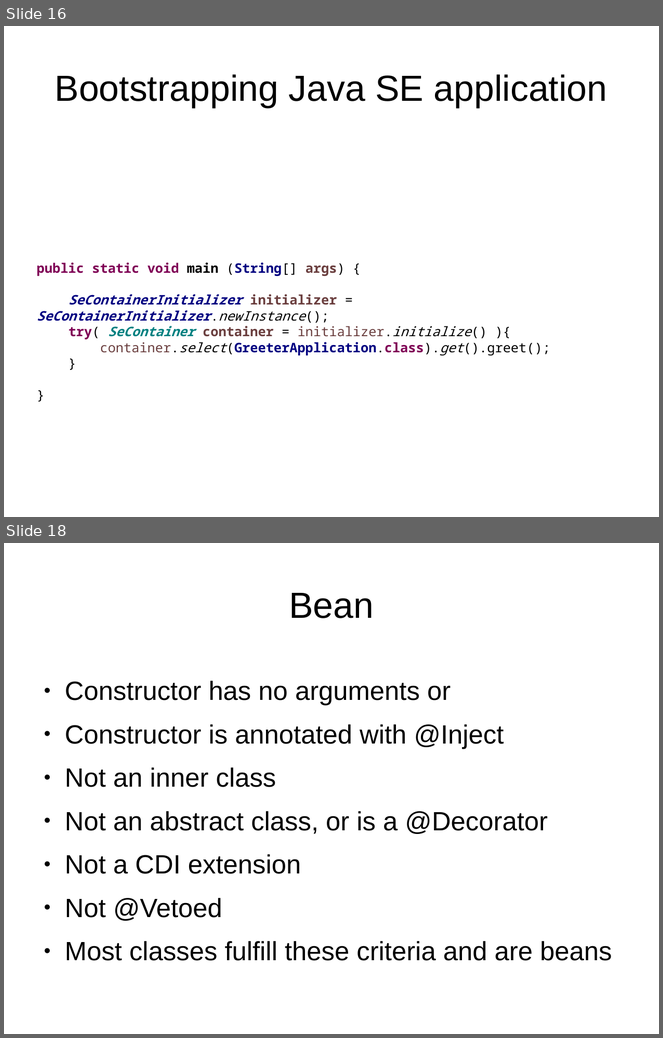
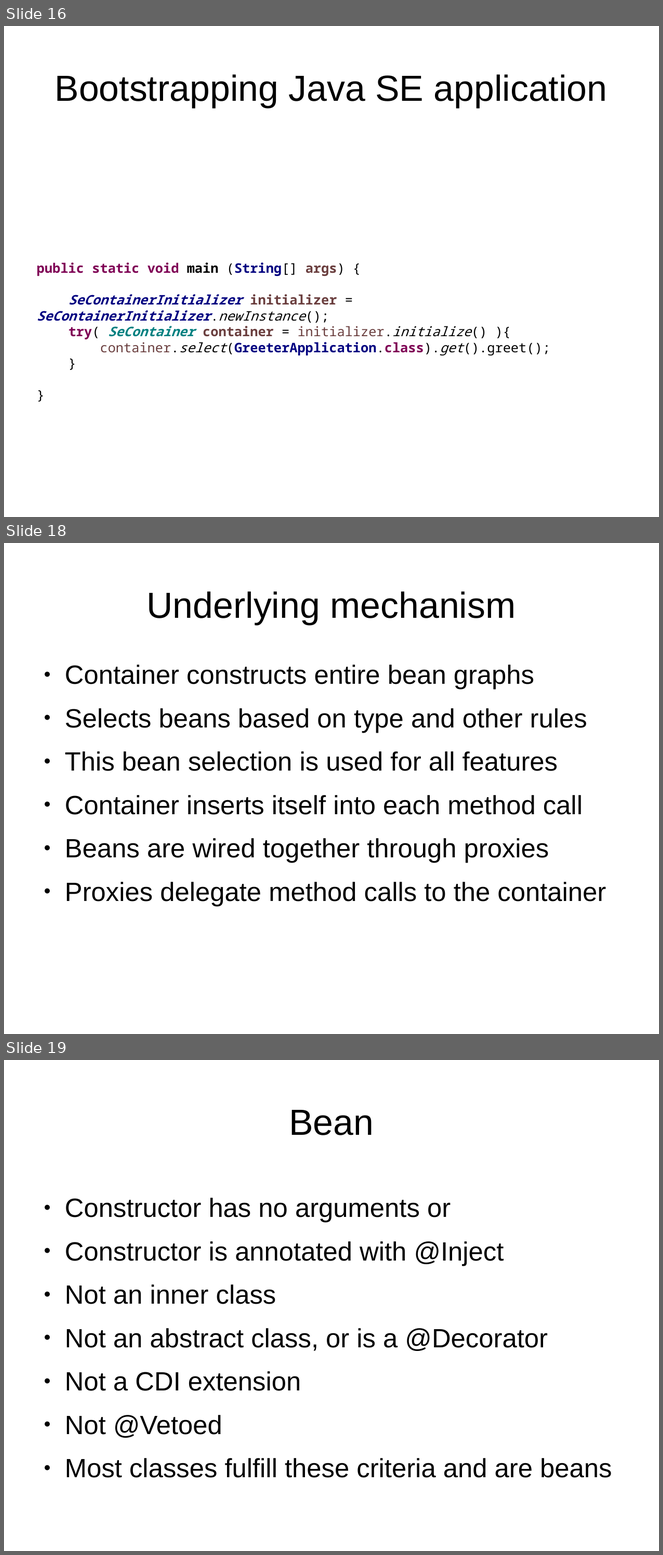
Before and after one commit to FrigoCoder/CDI, a slide deck: CDI.odp. Shown one above the other, each under a label of ours: slides 16 and 18 before the commit, slides 16, 18 and 19 after it; the slides between them are not shown. The pictures are 663x1038 and 663x1555 pixels, drawn with LibreOffice and Linux fonts; fonts in the diff are those of the drawing. Boxes give left, top, right and bottom in pixels: in the first picture for what was removed or moved away, otherwise in the second. Text is boxed around its words. In the diff, an @@ line names an element or a change of style, - is before the commit and + after.

```diff
--- a/CDI.odp
+++ b/CDI.odp
@@ slide 18 added at [4, 543, 659, 1034], background #FFFFFF @@
@@ title added at [146, 591, 516, 625], 44 pt, text #000000 @@
+Underlying mechanism
@@ text added at [65, 665, 606, 906], 32 pt, text #000000 @@
+● Container constructs entire bean graphs
+● Selects beans based on type and other rules
+● This bean selection is used for all features
+● Container inserts itself into each method call
+● Beans are wired together through proxies
+● Proxies delegate method calls to the container
@@ what was slide 18 is now slide 19 @@
```
Also in this commit, not shown: 3 slides changed.
